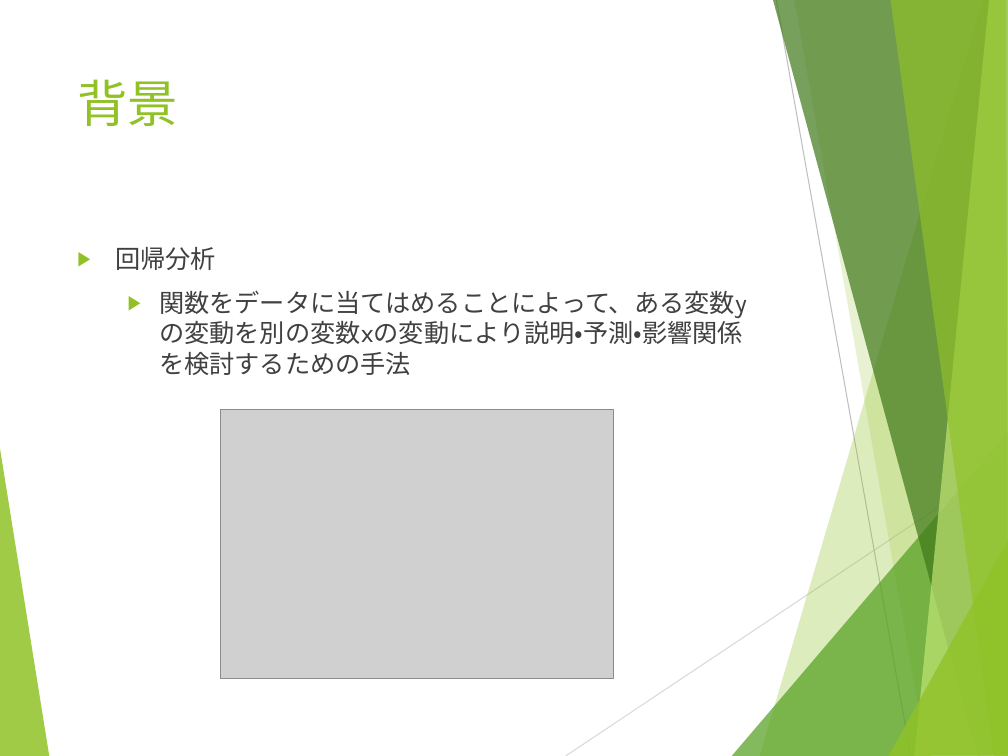
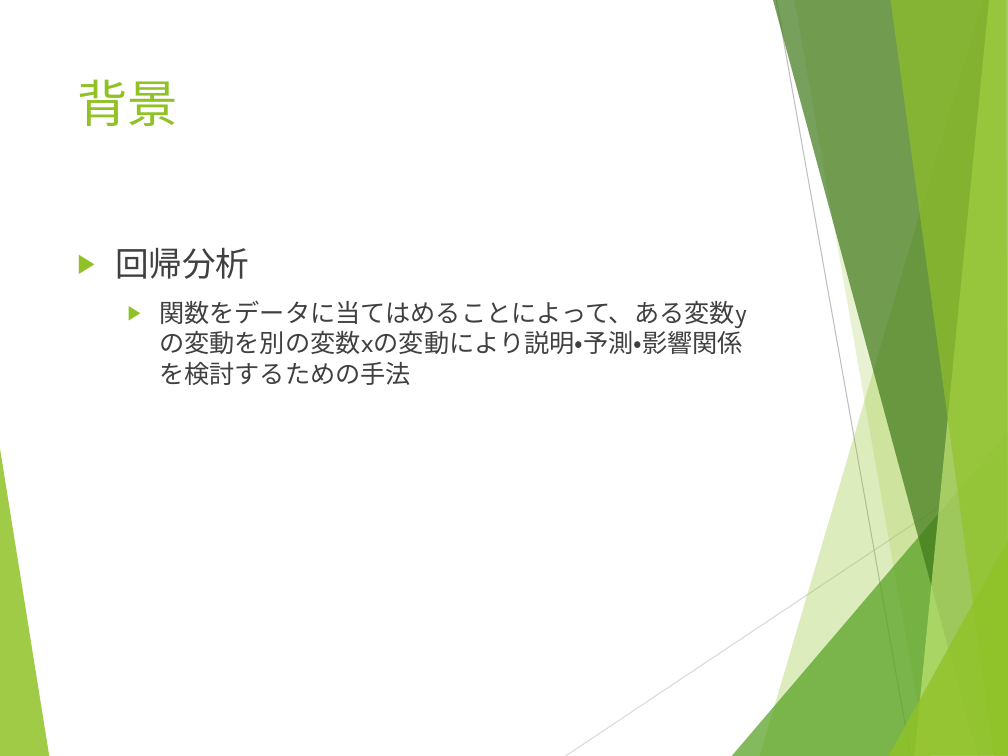
Before and after one commit to breeze934/N1, a slide deck: slide 4 of Pythonによるを用いた株価予測システムの開発_張浩.pptx (slide 5 before the commit). Drawn at 1008x756 pixels with LibreOffice and Linux fonts; fonts in the diff are those of the drawing; grey boxes stand for pictures. Boxes give left, top, right and bottom in pixels: in the first picture for what was removed or moved away, otherwise in the second. Text is boxed around its words. In the diff, an @@ line names an element or a change of style, - is before the commit and + after.

```diff
--- a/Pythonによるを用いた株価予測システムの開発_張浩.pptx
+++ b/Pythonによるを用いた株価予測システムの開発_張浩.pptx
@@ text at box(115, 247, 249, 279): size 18 to 24 pt in "回帰分析" @@
@@ picture removed at box(220, 409, 614, 678) @@
```
Also in this commit, not shown: 5 other slides changed, 4 slides added, 4 slides removed.
